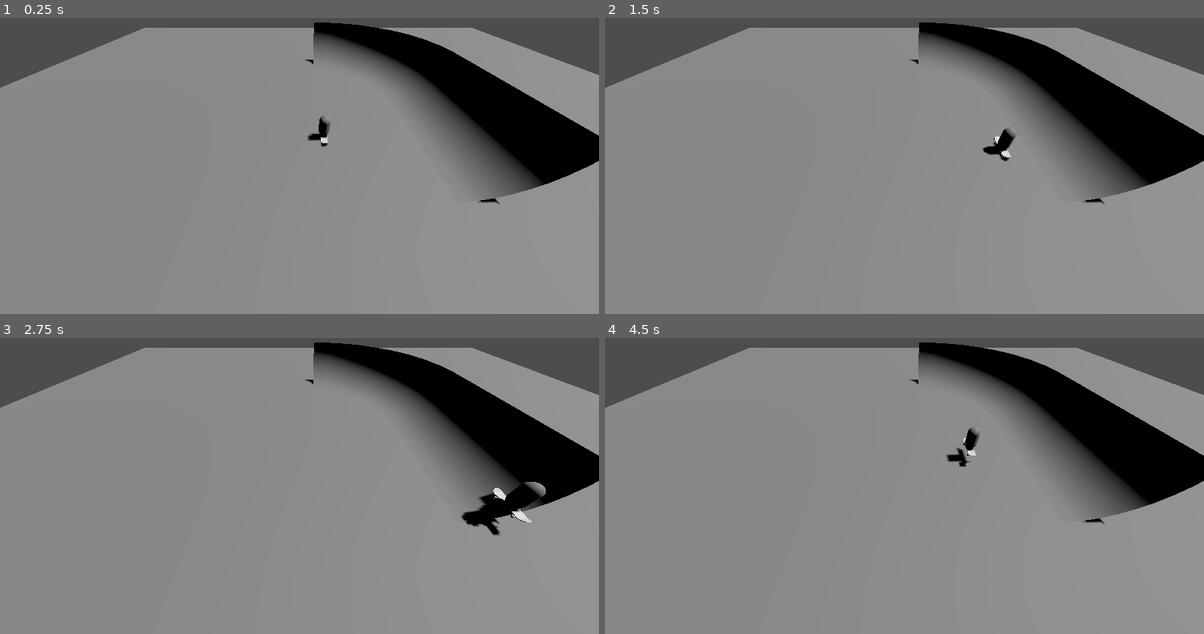
Above: before the commit, frames 1-4 (two rows, left to right).
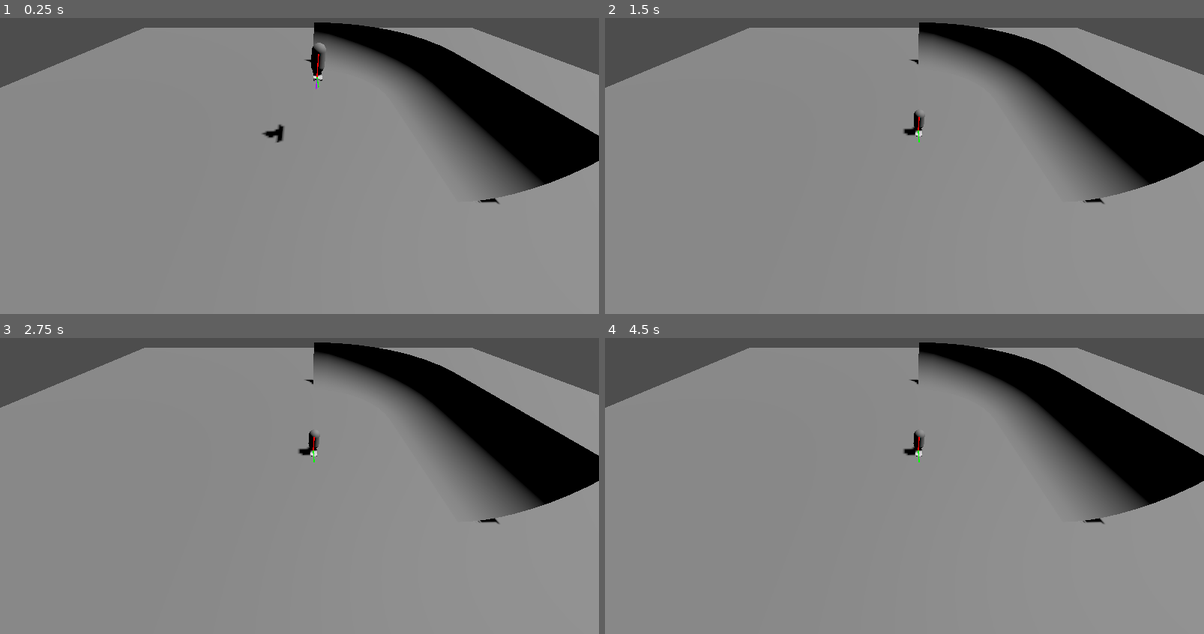
Above: after the commit, the same moments.

Repository: 3deric/GodotSkate
Game: Godot game, scene res://Scenes/testLevel.tscn
Two runs of this game, one before a commit and one after it. Both use one fixed random seed, a clock stepped at 60 frames per second and the inputs below.
Inputs:
- Up to frame 1 (0.25 s): no input
- Up to frame 2 (1.5 s): tap Enter (ui_accept) at 0.5, 0.6, 1.35 s; hold Right (ui_right) 0.53-1.28 s; tap Space (Jump) at 0.77 s; hold Down (ui_down) from 1.28 s (still down)
- Up to frame 3 (2.75 s): tap Space (Jump) at 1.52 s; release Down (ui_down) at 2.03 s; hold Right (ui_right) from 2.03 s (still down); tap Enter (ui_accept) at 2.1 s
- Up to frame 4 (4.5 s): release Right (ui_right) at 2.78 s; hold Up (ui_up) 2.78-3.53 s; tap Enter (ui_accept) at 2.85, 3.6, 4.35 s; tap Space (Jump) at 3.02, 3.77 s; hold Left (ui_left) from 3.53 s (still down)

The runs differ from the first frame. In frame 1, 0.5% of the frame differs, in the area x 43-56%, y 8-44%; in frame 2, 0.5%; in frame 3, 1.2%, in the area x 49-92%, y 31-67%; in frame 4, 0.5%.

Commit message:
Updated kinematic player controller

Diff:
--- a/Skategame/Scenes/characterBody3D.tscn
+++ b/Skategame/Scenes/characterBody3D.tscn
@@ -11,6 +11,7 @@
 axis_lock_angular_x = true
 axis_lock_angular_y = true
 axis_lock_angular_z = true
+wall_min_slide_angle = 1.34216
 script = ExtResource("1_5mxk1")
 
 [node name="CollisionShape3D" type="CollisionShape3D" parent="."]
--- a/Skategame/Scenes/testLevel.tscn
+++ b/Skategame/Scenes/testLevel.tscn
@@ -68,7 +68,10 @@
 transform = Transform3D(1, 0, 0, 0, 0.708155, 0.706057, 0, -0.706057, 0.708155, -1.34136, 6.97159, 7.704)
 fov = 85.2
 
-[node name="DebugView" parent="." node_paths=PackedStringArray("camera") instance=ExtResource("5_cf44f")]
+[node name="DebugView" parent="." node_paths=PackedStringArray("camera", "player") instance=ExtResource("5_cf44f")]
 camera = NodePath("../Camera3D")
+player = NodePath("../Character")
 
 [node name="Character" parent="." instance=ExtResource("4_d8v8c")]
+transform = Transform3D(1, 0, 0, 0, 1, 0, 0, 0, 1, -0.531666, 3.57653, -0.540884)
+wall_min_slide_angle = 0.436332
--- a/Skategame/Scripts/characterBody3D.gd
+++ b/Skategame/Scripts/characterBody3D.gd
@@ -1,39 +1,43 @@
 extends CharacterBody3D
 
 
-const SPEED = 5.0
-const JUMP_VELOCITY = 4.5
+const acc = 0.5
+const jumpVel = 4.5
 
 var input = Vector3.ZERO
+var gravity = ProjectSettings.get_setting("physics/3d/default_gravity")
 
-# Get the gravity from the project settings to be synced with RigidBody nodes.
-var gravity = ProjectSettings.get_setting("physics/3d/default_gravity")
+var vel = Vector3.ZERO
 
 
 func _physics_process(delta):
+	#get inputs
 	_inputHandler()
-	# Add the gravity.
+	print(velocity)
+	#gravity
 	if not is_on_floor():
 		velocity.y -= gravity * delta
+	else:
+		global_transform.basis = lerp(global_transform.basis, _groundAlign(get_global_transform().basis, get_floor_normal()), delta* 20)
 
-	# Handle jump.
-	if Input.is_action_just_pressed("ui_accept") and is_on_floor():
-		velocity.y = JUMP_VELOCITY
+	# jump input
+	if input.z and is_on_floor():
+		velocity.y = jumpVel
 
-	var input_dir = Input.get_vector("ui_left", "ui_right", "ui_up", "ui_down")
-	var direction = (transform.basis * Vector3(input_dir.x, 0, input_dir.y)).normalized()
-	if direction:
-		velocity.x = direction.x * SPEED
-		velocity.z = direction.z * SPEED
-	else:
-		#velocity.x = move_toward(velocity.x, 0, SPEED)
-		#velocity.z = move_toward(velocity.z, 0, SPEED)
-		velocity.x = 0.0
-		velocity.z = 0.0
+	#accelerate with forward input
+	if input.y != 0 and is_on_floor():
+		velocity += global_transform.basis.z * input.y * acc
+
+	#decelerate when no forward input
+	if input.y == 0 and is_on_floor():
+		velocity *= 0.95
+
+	if input .x != 0:
+		rotate_y(input.x * 0.1)
+
+	velocity = _killOrthogonalVelocity(velocity)
 
 	move_and_slide()
-
-	rotate_y(input.x * 0.1)
 
 
 func _inputHandler():
@@ -41,6 +45,14 @@
 	input.y = int(Input.is_action_pressed("Forward")) - int(Input.is_action_pressed("Backward"))
 	input.z = int(Input.is_action_just_pressed("Jump"))
 
+func _killOrthogonalVelocity(velocity):
+	var fwdVel = get_global_transform().basis.z * velocity.dot(get_global_transform().basis.z)
+	var ortVel = get_global_transform().basis.x * velocity.dot(get_global_transform().basis.x)
+	var upVel = Vector3.UP * velocity.dot(Vector3.UP)
+	#print(Vector3.UP * velocity.dot(Vector3.UP))
+	velocity = fwdVel + ortVel * 0.25 + upVel
+	return velocity
+
 func _groundAlign(xform, normal):
 	xform.y = normal
 	xform.x = -xform.z.cross(normal)
--- a/Skategame/Scripts/debugView.gd
+++ b/Skategame/Scripts/debugView.gd
@@ -7,9 +7,10 @@
 	queue_redraw()
 
 func _draw():
-	#_debugDraw(player.global_position, player.global_position + player.linear_velocity * 0.25, Color.GREEN)
-	#_debugDraw(player.global_position, player.global_position + Vector3.UP, Color.RED)
-	#_debugDraw(player.global_position, player.global_position + player.transform.basis.y, Color.RED)
+	_debugDraw(player.global_position, player.global_position + player.velocity * 0.25, Color.PURPLE)
+	_debugDraw(player.global_position, player.global_position + Vector3.UP, Color.RED)
+	_debugDraw(player.global_position, player.global_position + player.transform.basis.z, Color.GREEN)
+	_debugDraw(player.global_position, player.global_position + player.transform.basis.y, Color.RED)
 	#_debugDraw(player.global_position, player.global_position - player.transform.basis.y, Color.ORANGE)
 	#_debugDraw(player.global_position, player.global_position + player.transform.basis.x, Color.BLUE)
 	pass
